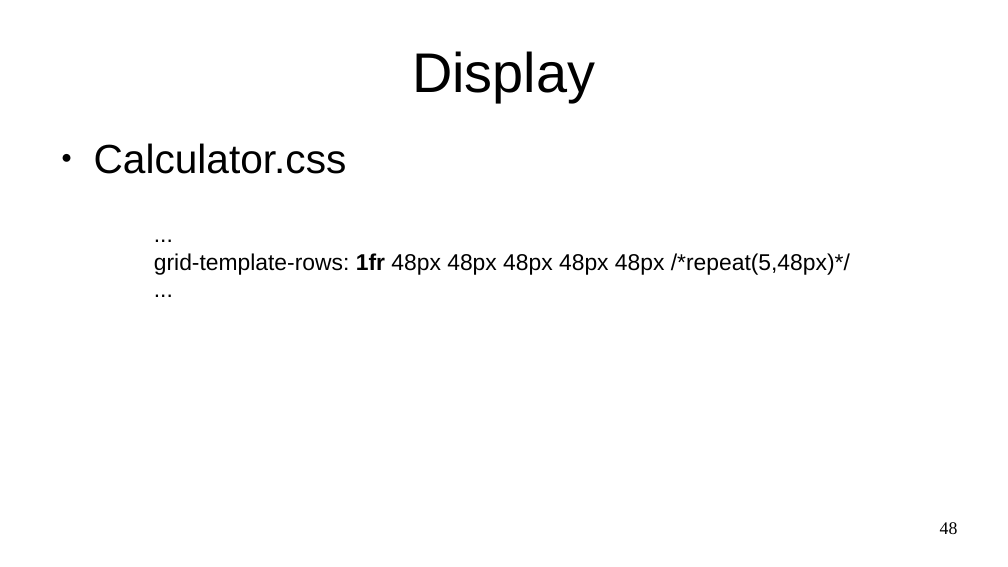
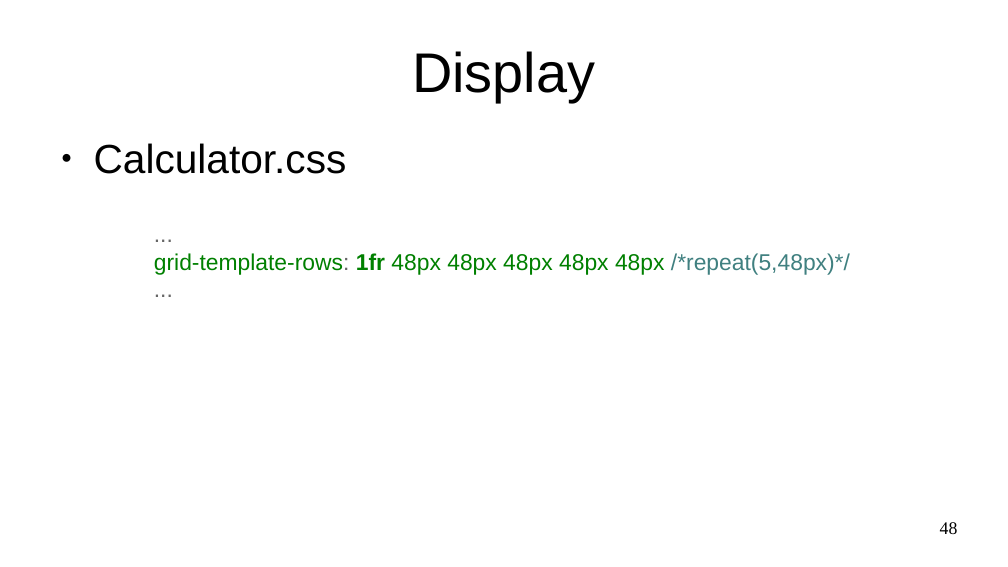
Before and after one commit to Marques-Dev/WEB_2020-1, a slide deck: slide 48 of SLIDES/aula02.odp. Drawn at 1008x567 pixels with LibreOffice and Linux fonts; fonts in the diff are those of the drawing. Boxes give left, top, right and bottom in pixels: in the first picture for what was removed or moved away, otherwise in the second. Text is boxed around its words. In the diff, an @@ line names an element or a change of style, - is before the commit and + after.

```diff
--- a/SLIDES/aula02.odp
+++ b/SLIDES/aula02.odp
@@ text "..." at <box>154,253,850,275</box>: text colour #000000 to #666666 in "...", "grid-template-rows:", "..."; text colour #000000 to #008000 in "grid-template-rows: 1fr 48px 48px 48px 48px 48px"; text colour #000000 to #408080 in "/*repeat(5,48px)*/" @@
```
Also in this commit, not shown: 6 other slides changed, 1 other file.
